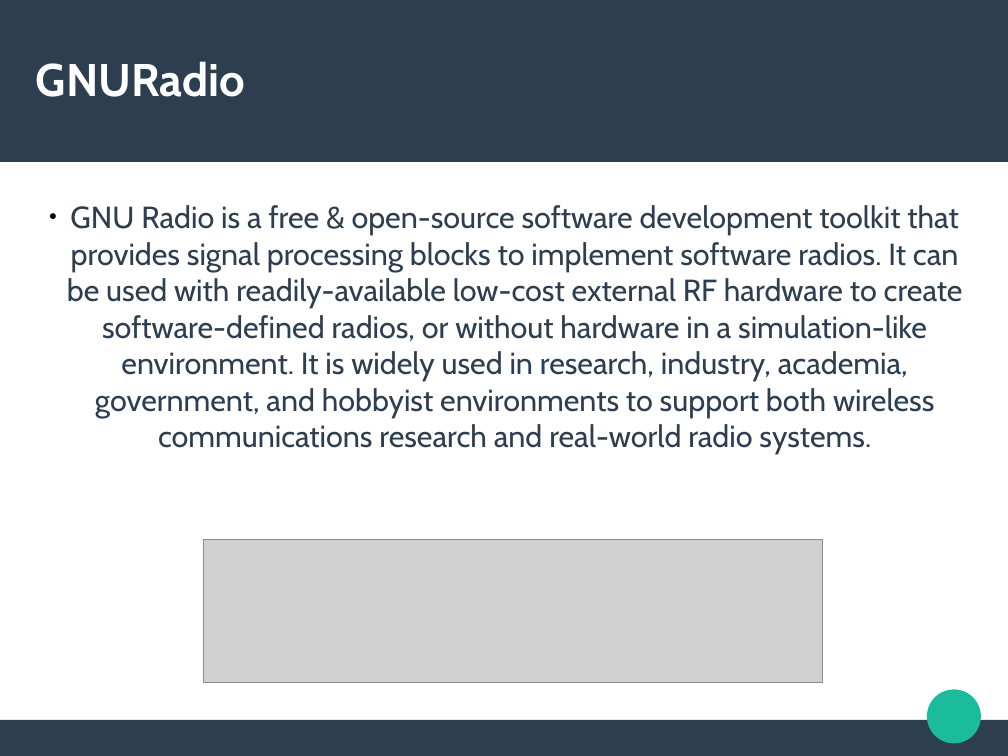
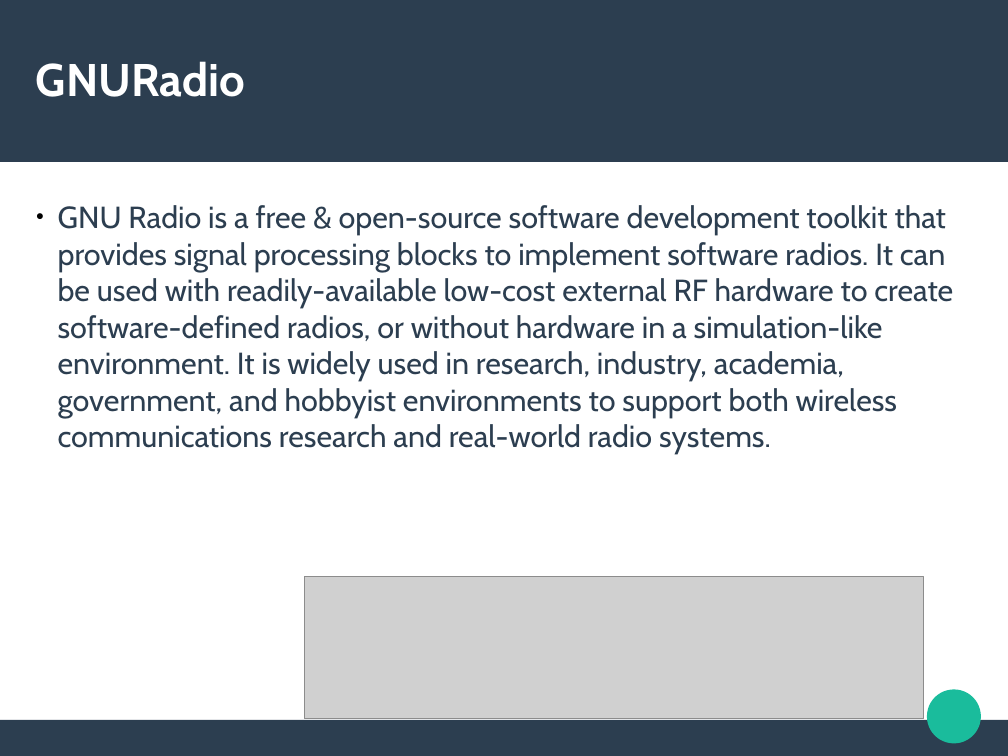
Before and after one commit to ookk2011/GrGsm-Gui, a slide deck: slide 16 of Präsentation_Projektarbeit.odp (slide 13 before the commit). Drawn at 1008x756 pixels with LibreOffice and Linux fonts; fonts in the diff are those of the drawing; grey boxes stand for pictures. Boxes give left, top, right and bottom in pixels: in the first picture for what was removed or moved away, otherwise in the second. Text is boxed around its words. In the diff, an @@ line names an element or a change of style, - is before the commit and + after.

```diff
--- a/Präsentation_Projektarbeit.odp
+++ b/Präsentation_Projektarbeit.odp
@@ subtitle "GNU Radio is a free ..." at [58,205,953,455]: alignment centre to left @@
@@ picture: place and size @@
-picture at [204,540,823,682]
+picture at [305,576,924,719]
```
Also in this commit, not shown: 6 other slides changed, 3 slides added, 1 slide removed.
